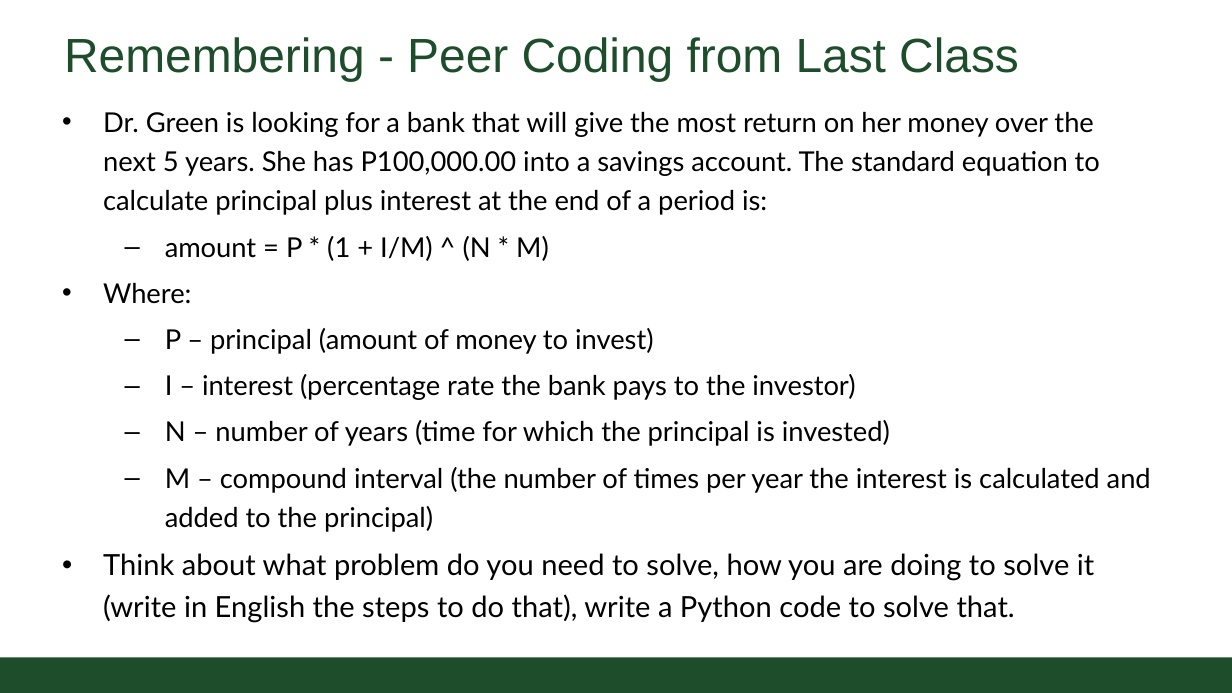
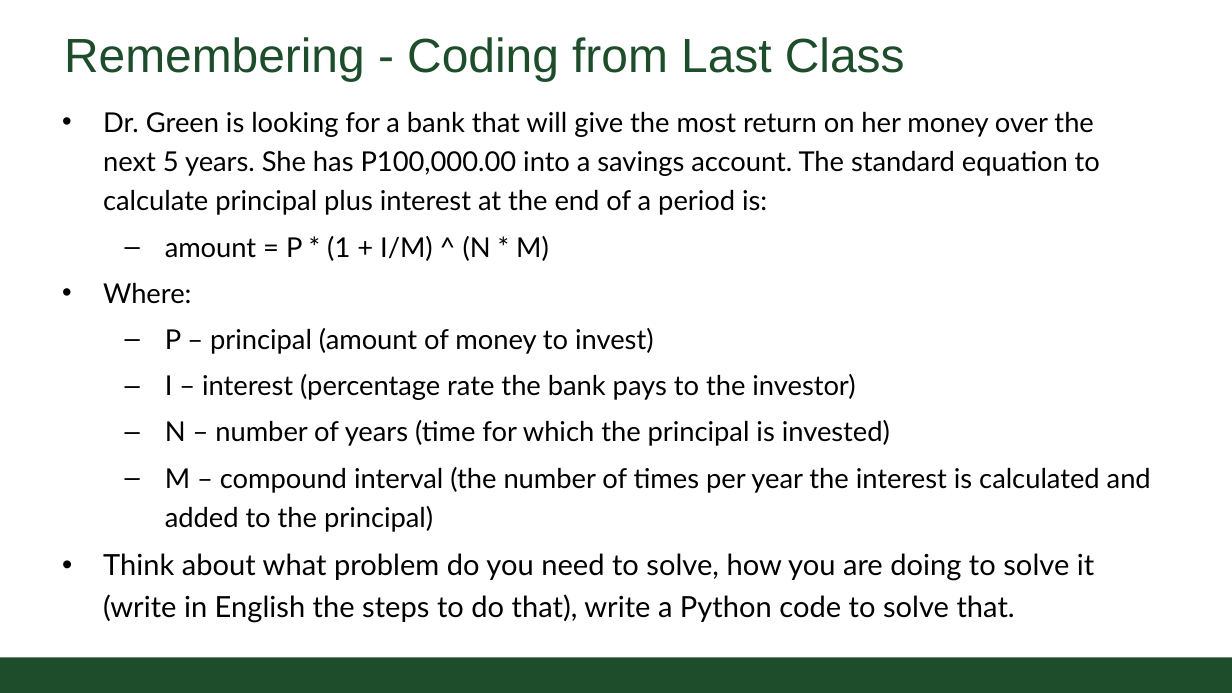
Before and after one commit to CSU-CS152/Handouts, a slide deck: slide 3 of 02_01FunctionsCS152.pptx (slide 4 before the commit). Drawn at 1232x693 pixels with LibreOffice and Linux fonts; fonts in the diff are those of the drawing; background and template pictures are left out. Boxes give left, top, right and bottom in pixels: in the first picture for what was removed or moved away, otherwise in the second. Text is boxed around its words. In the diff, an @@ line names an element or a change of style, - is before the commit and + after.

```diff
--- a/02_01FunctionsCS152.pptx
+++ b/02_01FunctionsCS152.pptx
@@ title at (64,37,905,81): text changed @@
-Remembering - Peer Coding from Last Class
+Remembering - Coding from Last Class
```
Also in this commit, not shown: 6 other slides changed, 2 slides added, 1 slide removed, 5 other files.
